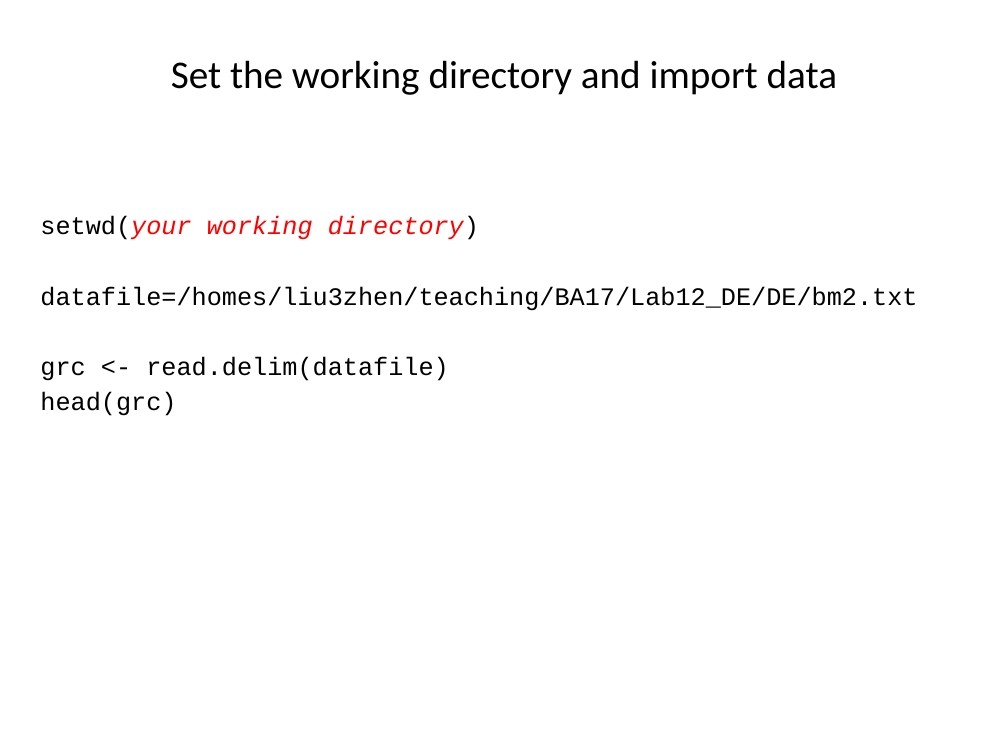
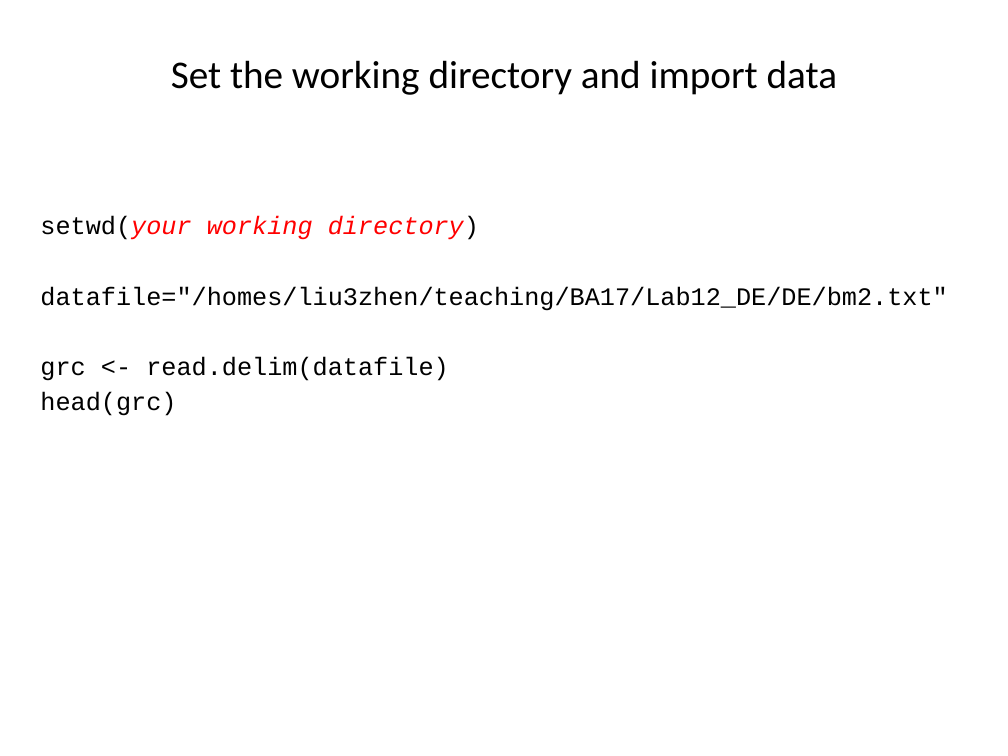
Before and after one commit to ravinpoudel/PLPTH813Bioinformatics, a slide deck: slide 14 of labs/lab12_DE.pptx. Drawn at 1008x756 pixels with LibreOffice and Linux fonts; fonts in the diff are those of the drawing. Boxes give left, top, right and bottom in pixels: in the first picture for what was removed or moved away, otherwise in the second. Text is boxed around its words. In the diff, an @@ line names an element or a change of style, - is before the commit and + after.

```diff
--- a/labs/lab12_DE.pptx
+++ b/labs/lab12_DE.pptx
@@ text at [40, 286, 947, 311]: text changed @@
-datafile=/homes/liu3zhen/teaching/BA17/Lab12_DE/DE/bm2.txt
+datafile="/homes/liu3zhen/teaching/BA17/Lab12_DE/DE/bm2.txt"
```
Also in this commit, not shown: 3 other slides changed.
